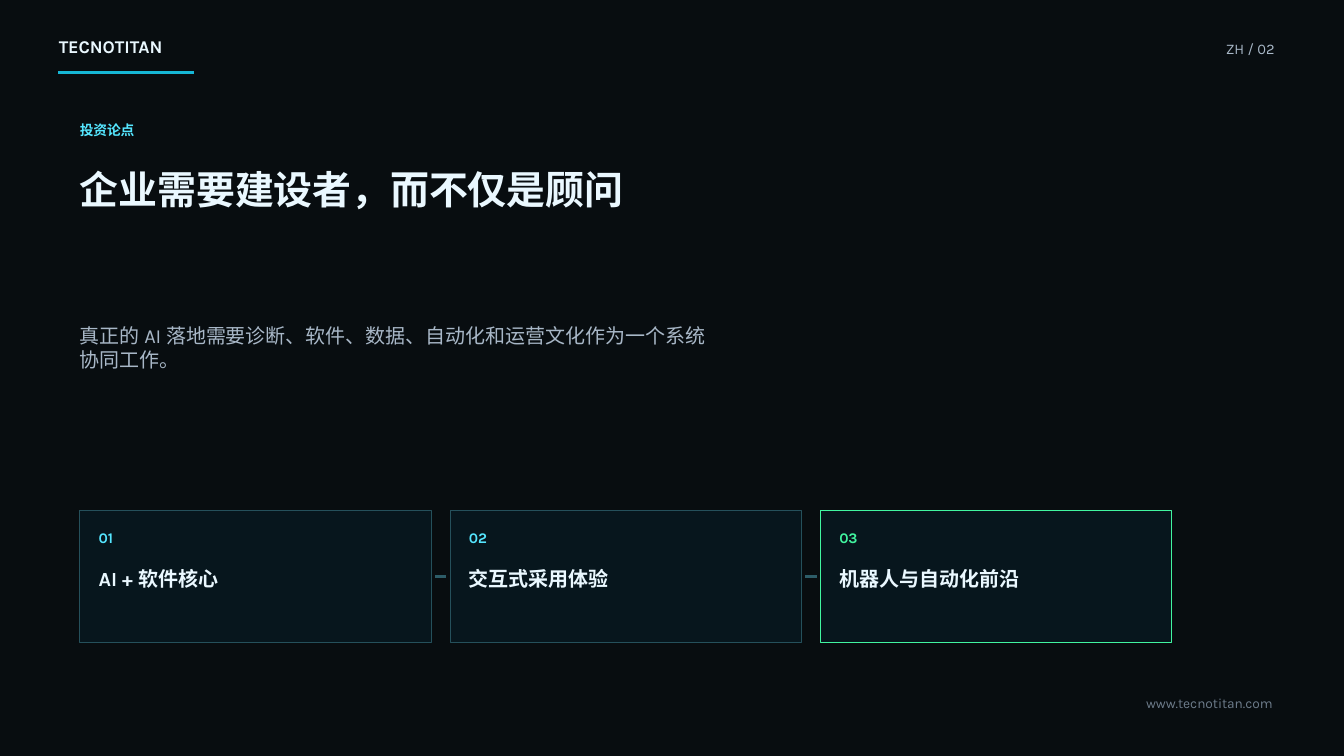
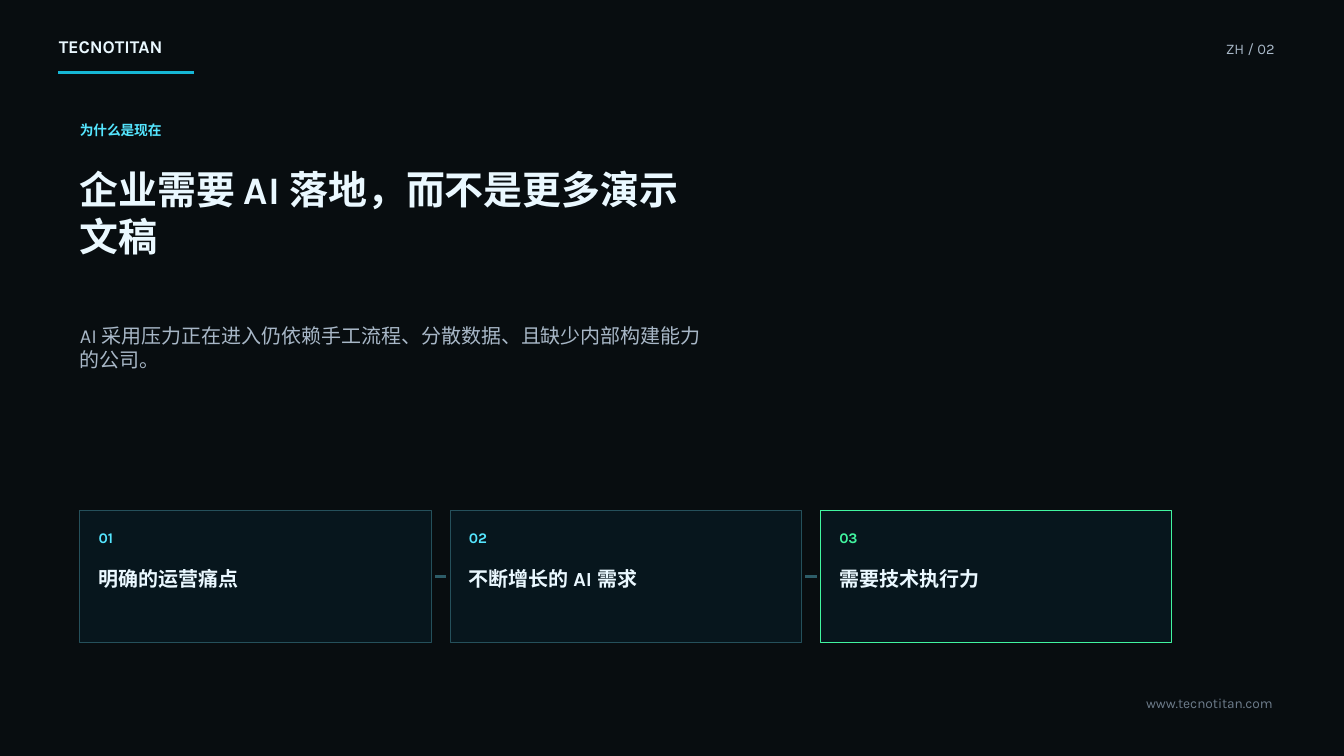
Before and after one commit to davidag2/tecnotitan, a slide deck: slide 2 of assets/investor-deck/Tecnotitan-Investor-Deck-ZH.pptx. Drawn at 1344x756 pixels with LibreOffice and Linux fonts; fonts in the diff are those of the drawing; background and template pictures are left out; a plain dark background stands for a picture behind light text. Boxes give left, top, right and bottom in pixels: in the first picture for what was removed or moved away, otherwise in the second. Text is boxed around its words. In the diff, an @@ line names an element or a change of style, - is before the commit and + after.

```diff
--- a/assets/investor-deck/Tecnotitan-Investor-Deck-ZH.pptx
+++ b/assets/investor-deck/Tecnotitan-Investor-Deck-ZH.pptx
@@ text at (x1=80, y1=123, x2=162, y2=137): text changed @@
-投资论点
+为什么是现在
@@ text at (x1=80, y1=170, x2=678, y2=255): text changed @@
-企业需要建设者，而不仅是顾问
+企业需要 AI 落地，而不是更多演示文稿
@@ text at (x1=80, y1=326, x2=701, y2=369): text changed @@
-真正的 AI 落地需要诊断、软件、数据、自动化和运营文化作为一个系统协同工作。
+AI 采用压力正在进入仍依赖手工流程、分散数据、且缺少内部构建能力的公司。
@@ text at (x1=99, y1=569, x2=239, y2=588): text changed @@
-AI + 软件核心
+明确的运营痛点
@@ text at (x1=469, y1=569, x2=637, y2=588): text changed @@
-交互式采用体验
+不断增长的 AI 需求
@@ text at (x1=839, y1=569, x2=979, y2=588): text changed @@
-机器人与自动化前沿
+需要技术执行力
```
Also in this commit, not shown: 2 other slides changed, 6 other files.
